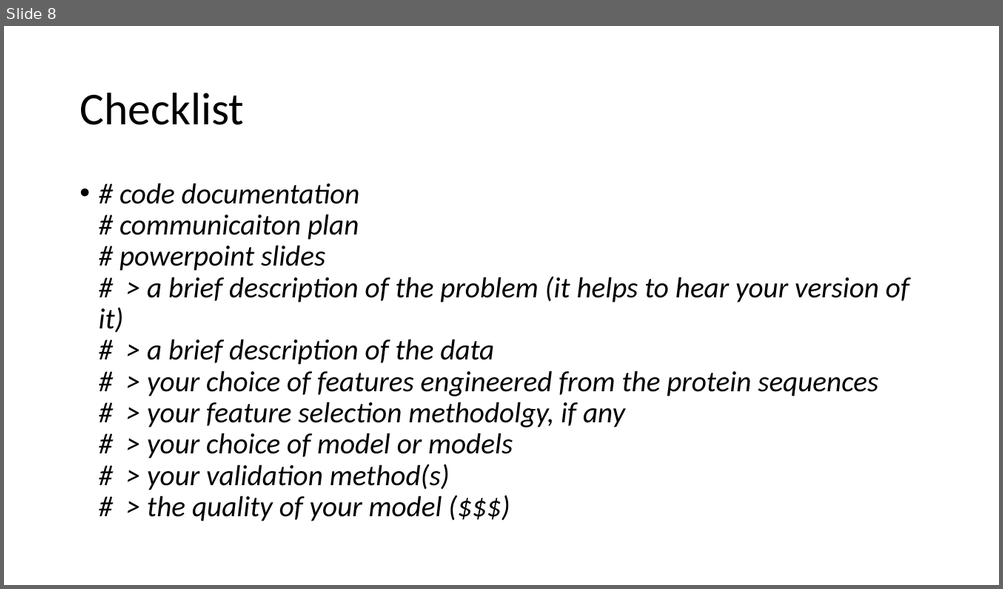
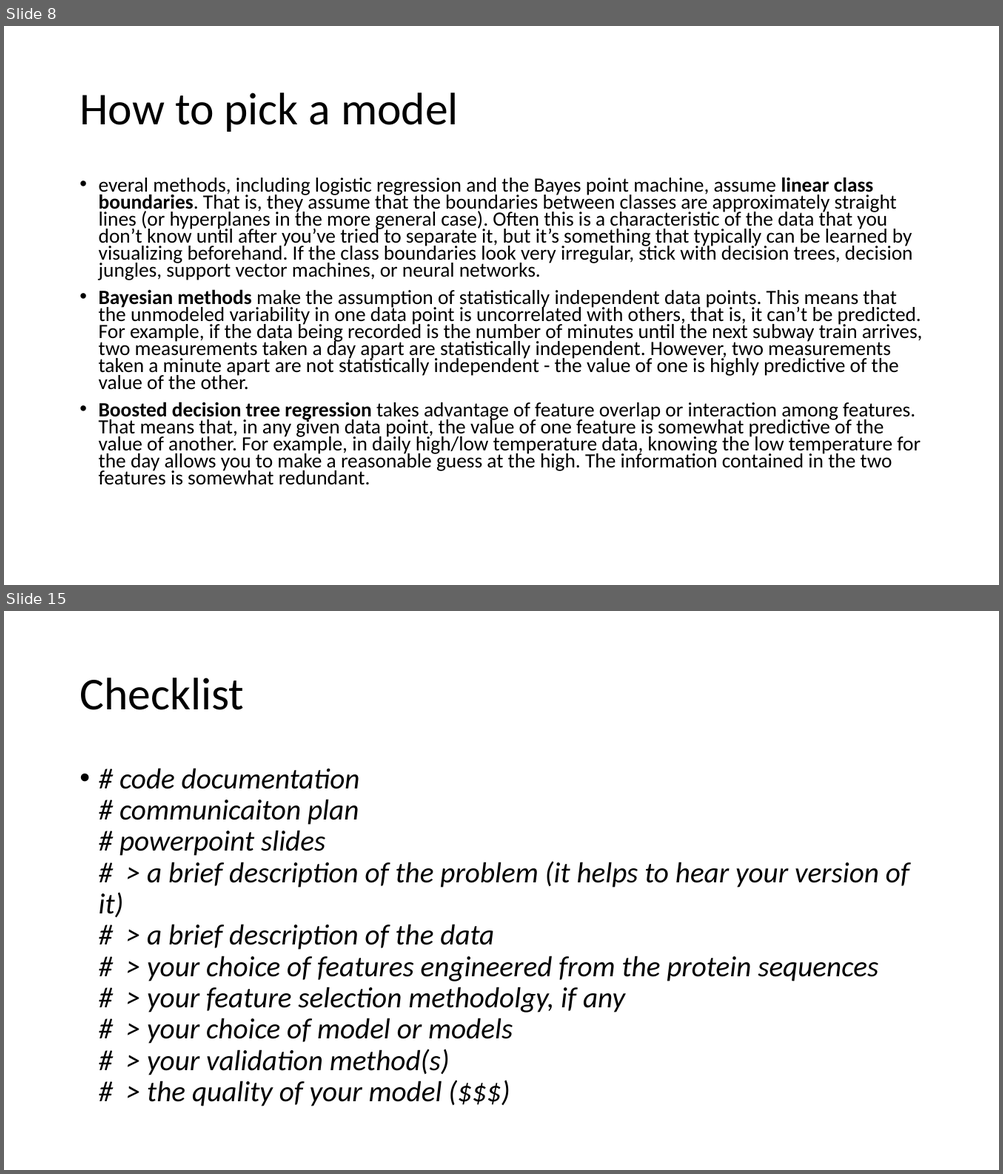
Before and after one commit to JoannaDrx/protein-classification, a slide deck: drugpro-jd.pptx. Shown one above the other, each under a label of ours: slide 8 before the commit, slides 8 and 15 after it; the slides between them are not shown. The pictures are 1003x589 and 1003x1174 pixels, drawn with LibreOffice and Linux fonts; fonts in the diff are those of the drawing. Boxes give left, top, right and bottom in pixels: in the first picture for what was removed or moved away, otherwise in the second. Text is boxed around its words. In the diff, an @@ line names an element or a change of style, - is before the commit and + after.

Commit message:
ppt

```diff
--- a/drugpro-jd.pptx
+++ b/drugpro-jd.pptx
@@ slide 8 added at <box>4,26,999,585</box>, background #FFFFFF @@
@@ title added at <box>79,93,458,132</box>, 44 pt, text #000000 @@
+How to pick a model
@@ text added at <box>99,177,922,486</box>, 19.6 pt, text #000000 @@
+• everal methods, including logistic regression and the Bayes point machine, assume linear class boundaries. That is, they assume that the boundaries between classes are approximately straight lines (or hyperplanes in the more general case). Often this is a characteristic of the data that you don’t know until after you’ve tried to separate it, but it’s something that typically can be learned by visualizing beforehand. If the class boundaries look very irregular, stick with decision trees, decision jungles, support vector machines, or neural networks.
+• Bayesian methods make the assumption of statistically independent data points. This means that the unmodeled variability in one data point is uncorrelated with others, that is, it can’t be predicted. For example, if the data being recorded is the number of minutes until the next subway train arrives, two measurements taken a day apart are statistically independent. However, two measurements taken a minute apart are not statistically independent - the value of one is highly predictive of the value of the other.
+• Boosted decision tree regression takes advantage of feature overlap or interaction among features. That means that, in any given data point, the value of one feature is somewhat predictive of the value of another. For example, in daily high/low temperature data, knowing the low temperature for the day allows you to make a reasonable guess at the high. The information contained in the two features is somewhat redundant.
@@ what was slide 8 is now slide 15 @@
```
Also in this commit, not shown: 6 other slides added.
